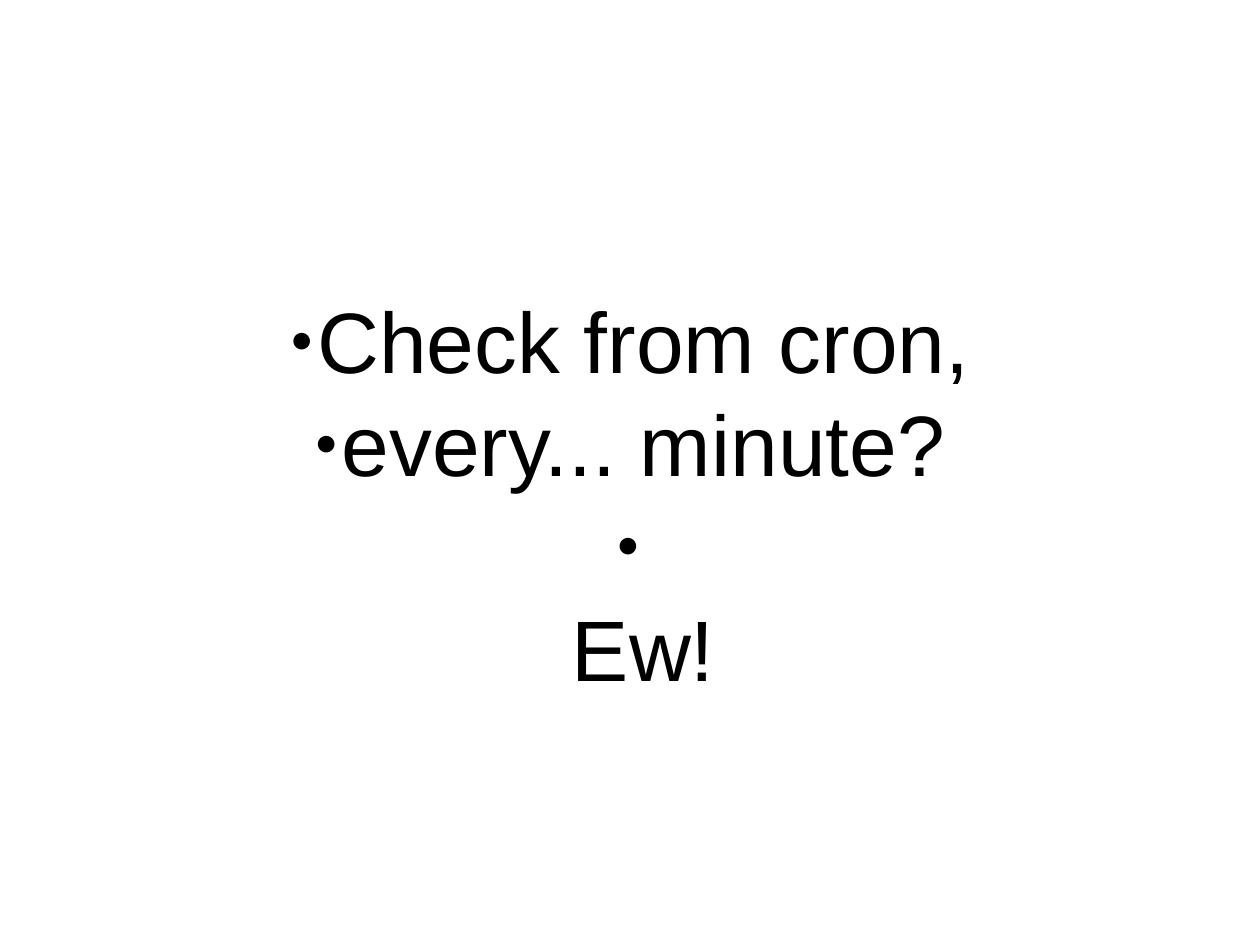
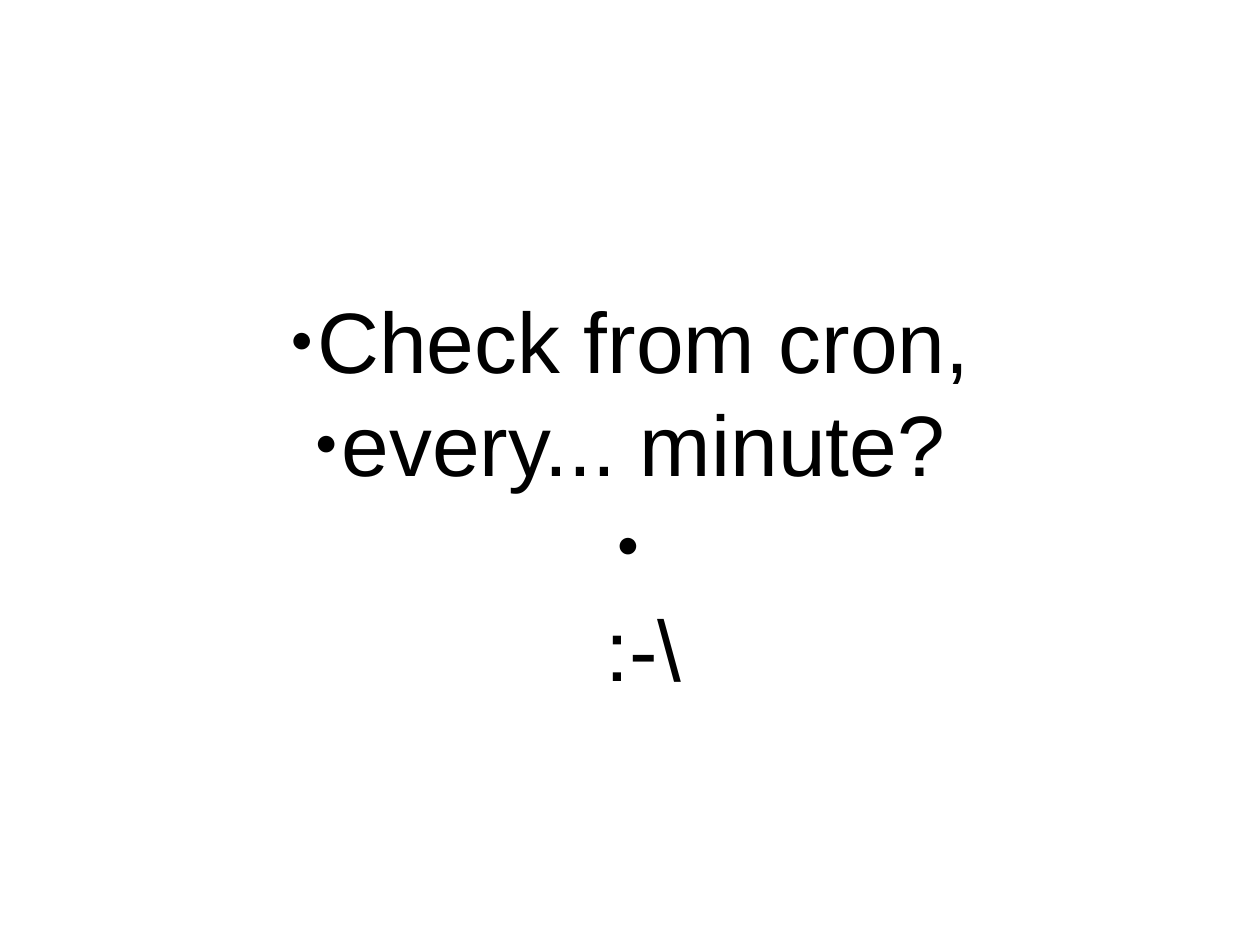
Before and after one commit to nrdvana/yapc-supervision-talk, a slide deck: slide 22 of slides.odp (slide 23 before the commit). Drawn at 1260x945 pixels with LibreOffice and Linux fonts; fonts in the diff are those of the drawing. Boxes give left, top, right and bottom in pixels: in the first picture for what was removed or moved away, otherwise in the second. Text is boxed around its words. In the diff, an @@ line names an element or a change of style, - is before the commit and + after.

```diff
--- a/slides.odp
+++ b/slides.odp
@@ subtitle at [572,622,715,681]: text changed @@
-● Ew!
+● :-\
```
Also in this commit, not shown: 20 other slides changed, 1 slide removed, 1 other file.
